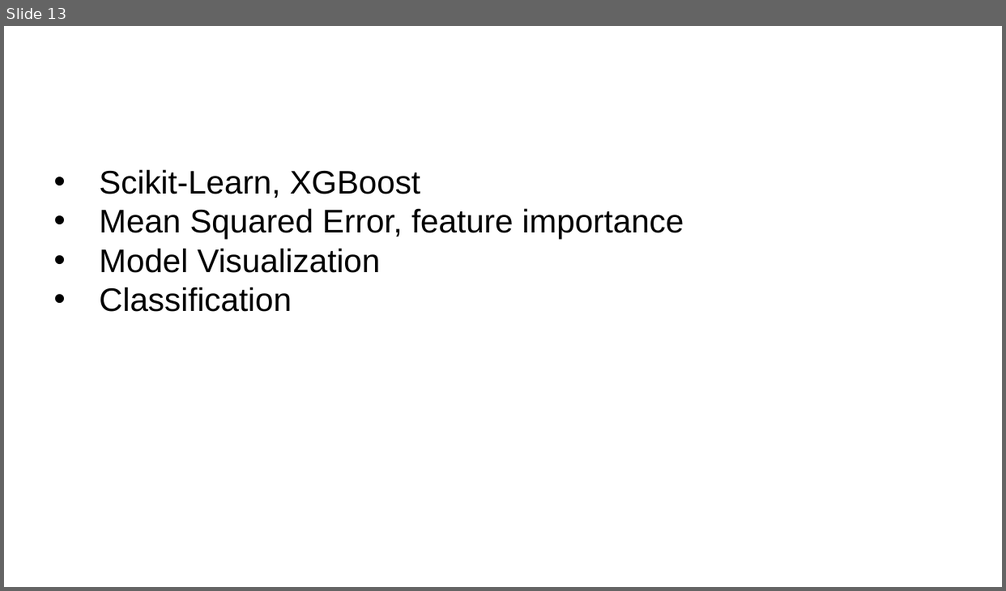
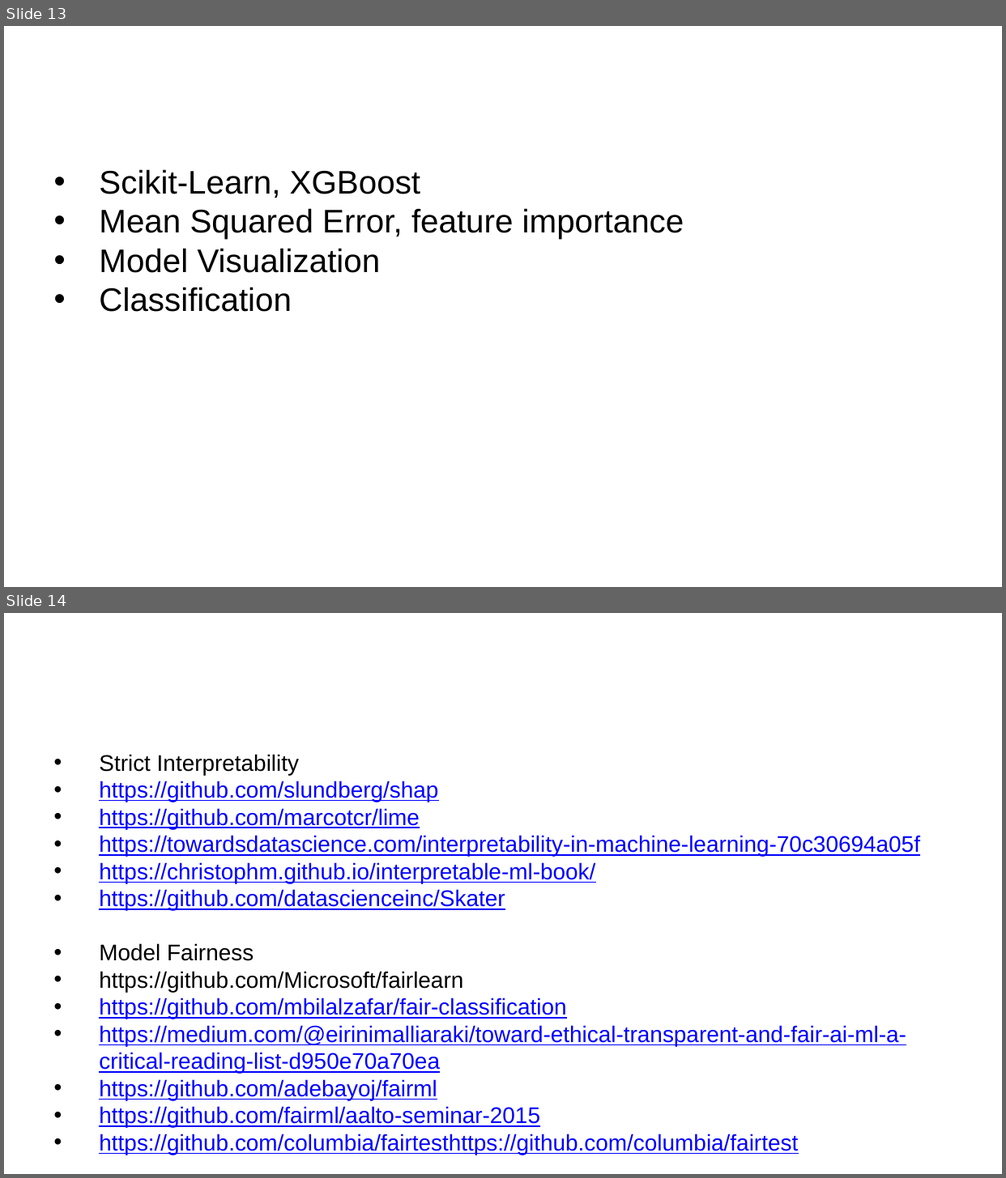
Before and after one commit to EricSchles/analyze_taxi_data, a slide deck: slides_v1.pptx. Shown one above the other, each under a label of ours: slide 13 before the commit, slides 13 and 14 after it. The pictures are 1006x591 and 1006x1178 pixels, drawn with LibreOffice and Linux fonts; fonts in the diff are those of the drawing; background and template pictures are left out. Boxes give left, top, right and bottom in pixels: in the first picture for what was removed or moved away, otherwise in the second. Text is boxed around its words. In the diff, an @@ line names an element or a change of style, - is before the commit and + after.

Commit message:
slides

```diff
--- a/slides_v1.pptx
+++ b/slides_v1.pptx
@@ slide 14 added at [4, 613, 1002, 1174], background #FFFFFF @@
@@ text added at [99, 754, 920, 1155], 18 pt, text #0000FF, underline @@
+• Strict Interpretability
+• https://github.com/slundberg/shap
+• https://github.com/marcotcr/lime
+• https://towardsdatascience.com/interpretability-in-machine-learning-70c30694a05f
+• https://christophm.github.io/interpretable-ml-book/
+• https://github.com/datascienceinc/Skater
+• Model Fairness
+• https://github.com/Microsoft/fairlearn
+• https://github.com/mbilalzafar/fair-classification
+• https://medium.com/@eirinimalliaraki/toward-ethical-transparent-and-fair-ai-ml-a-critical-reading-list-d950e70a70ea
+• https://github.com/adebayoj/fairml
+• https://github.com/fairml/aalto-seminar-2015
+• https://github.com/columbia/fairtesthttps://github.com/columbia/fairtest
@@ text added at [99, 943, 160, 961], 35.7 pt, text #FFFFFF @@
+Model Interpretability
```
